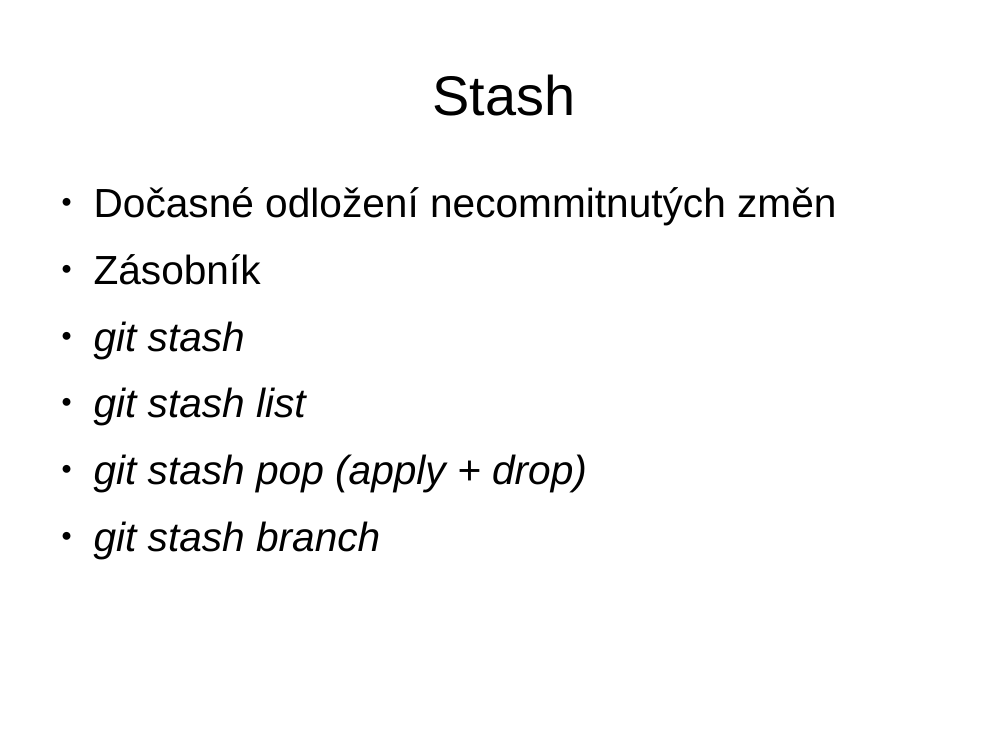
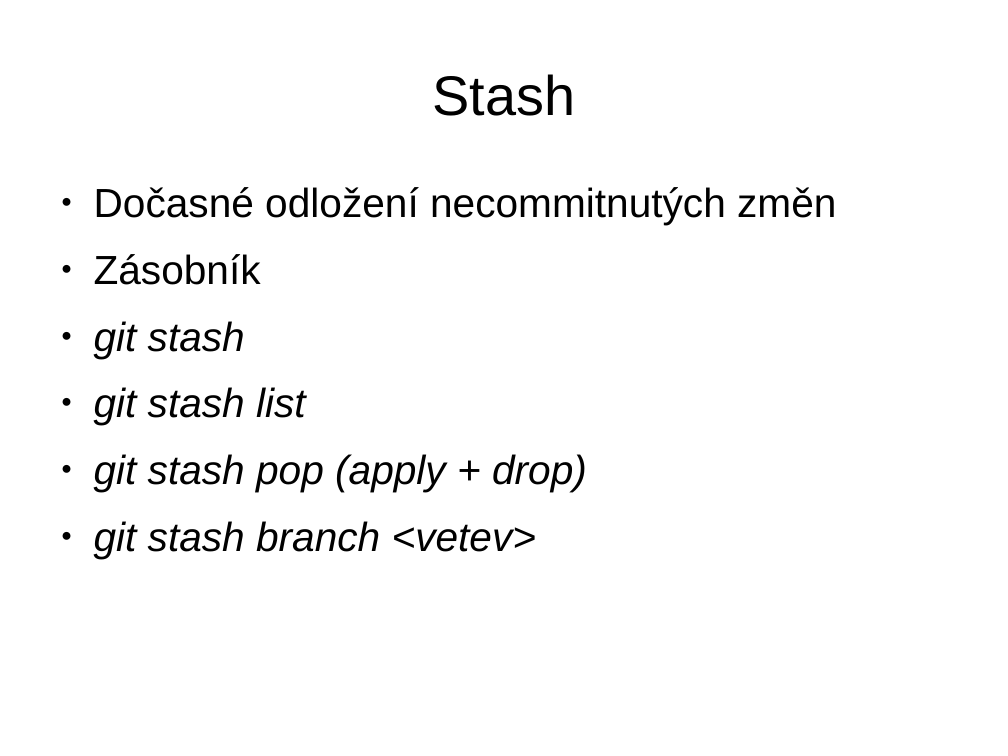
Before and after one commit to emesh7/gitlecture, a slide deck: slide 20 of Git pro začátečníky.odp. Drawn at 1008x756 pixels with LibreOffice and Linux fonts; fonts in the diff are those of the drawing. Boxes give left, top, right and bottom in pixels: in the first picture for what was removed or moved away, otherwise in the second. Text is boxed around its words. In the diff, an @@ line names an element or a change of style, - is before the commit and + after.

```diff
--- a/Git pro začátečníky.odp
+++ b/Git pro začátečníky.odp
@@ text at box(94, 521, 537, 559): text changed @@
-● git stash branch
+● git stash branch <vetev>
```
Also in this commit, not shown: 4 other slides changed, 1 other file.
